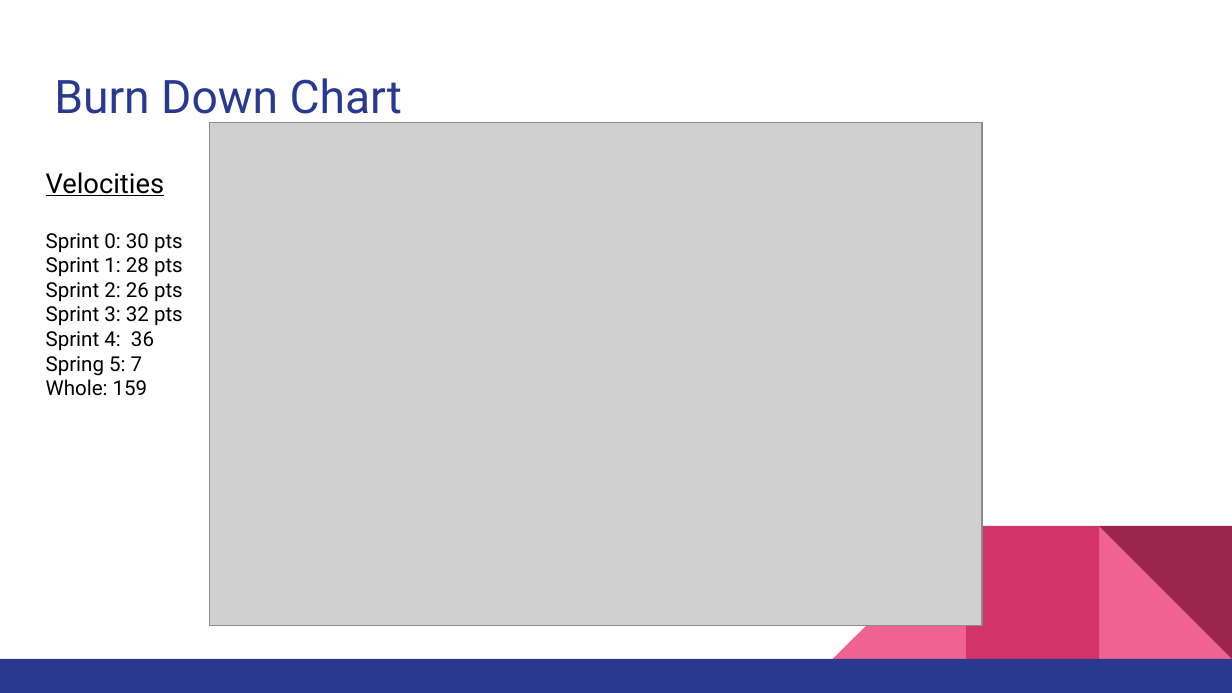
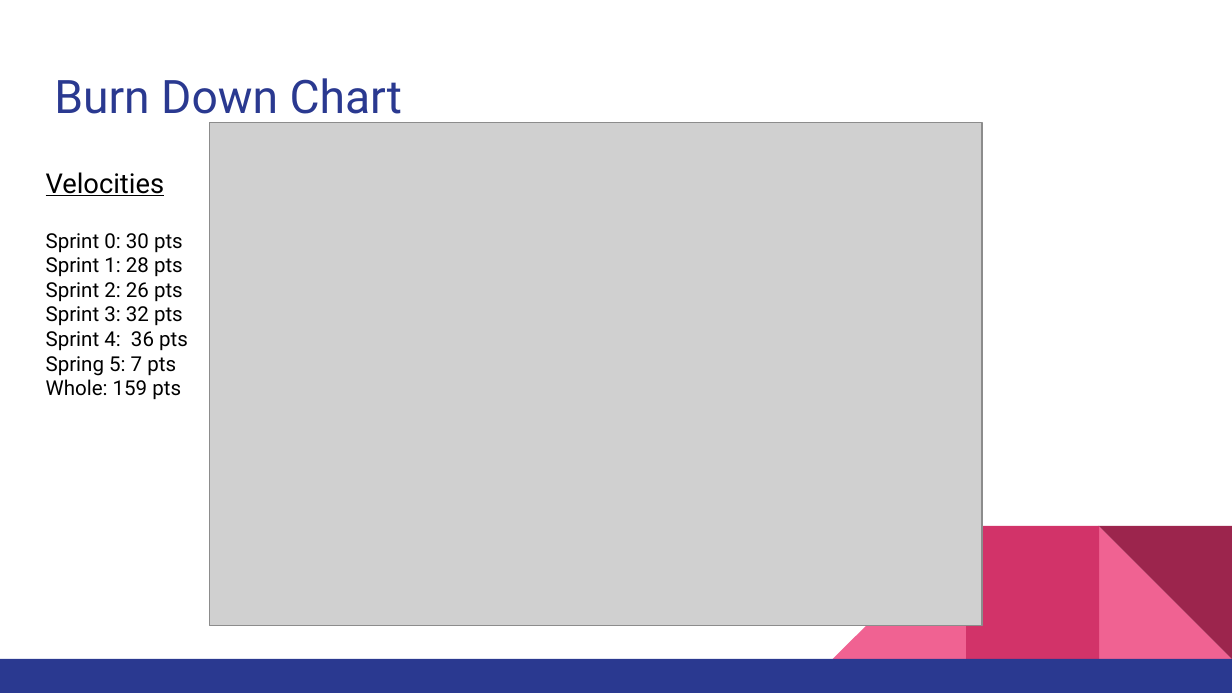
Before and after one commit to CS-3450-Group-13/frappy, a slide deck: slide 8 of docs/final/presentation/presentation.pptx. Drawn at 1232x693 pixels with LibreOffice and Linux fonts; fonts in the diff are those of the drawing; grey boxes stand for pictures. Boxes give left, top, right and bottom in pixels: in the first picture for what was removed or moved away, otherwise in the second. Text is boxed around its words. In the diff, an @@ line names an element or a change of style, - is before the commit and + after.

Commit message:
Fr fr

```diff
--- a/docs/final/presentation/presentation.pptx
+++ b/docs/final/presentation/presentation.pptx
@@ text at (46, 331, 188, 400): text changed @@
-Sprint 4: 36
-Spring 5: 7
-Whole: 159
+Sprint 4: 36 pts
+Spring 5: 7 pts
+Whole: 159 pts
```
